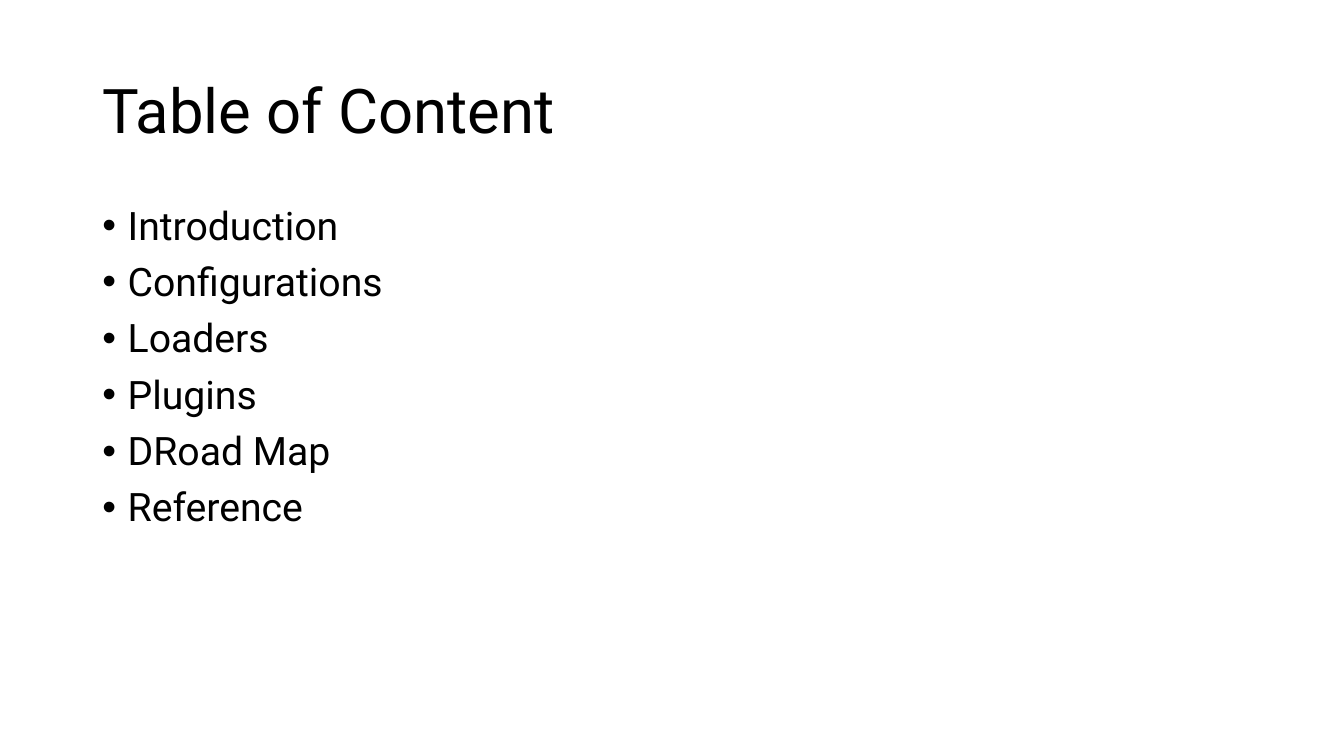
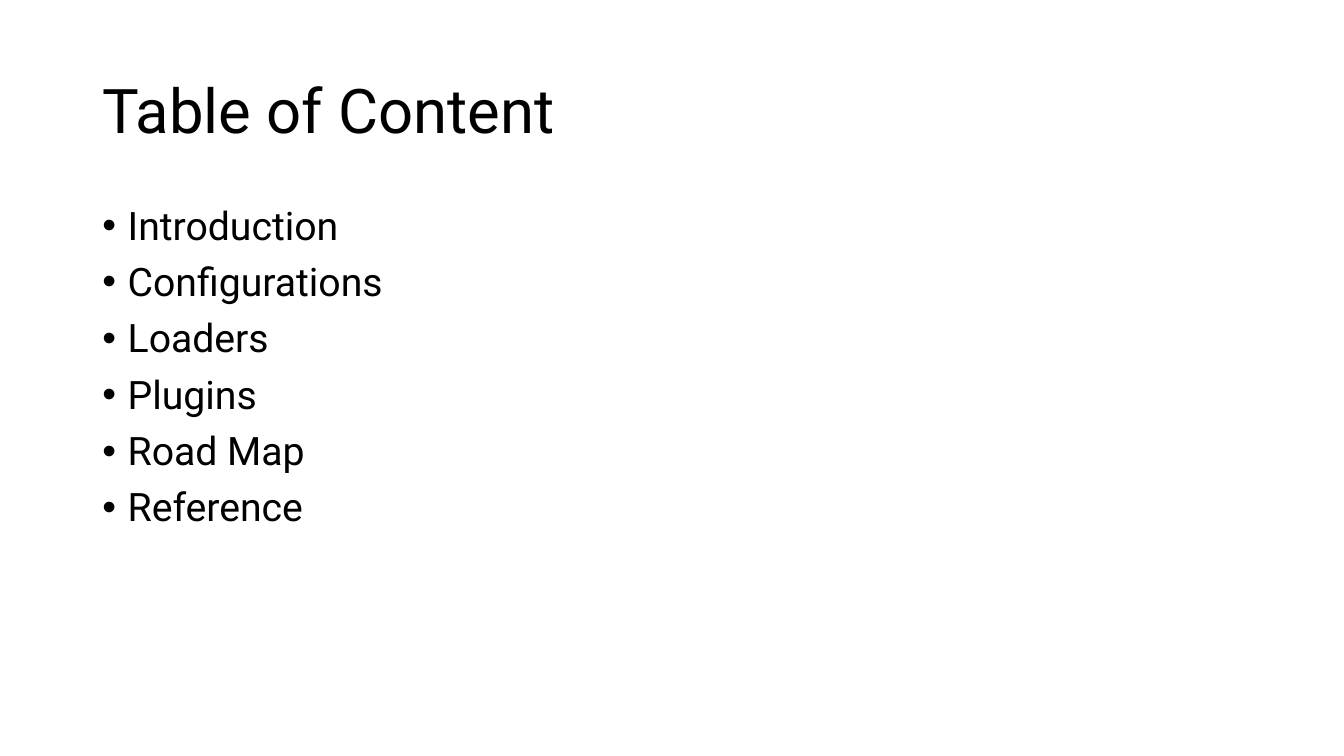
Before and after one commit to WenhaoXu/full-stack-web-course, a slide deck: slide 2 of engineering/2017/webpck.pptx. Drawn at 1344x756 pixels with LibreOffice and Linux fonts; fonts in the diff are those of the drawing. Boxes give left, top, right and bottom in pixels: in the first picture for what was removed or moved away, otherwise in the second. Text is boxed around its words. In the diff, an @@ line names an element or a change of style, - is before the commit and + after.

```diff
--- a/engineering/2017/webpck.pptx
+++ b/engineering/2017/webpck.pptx
@@ text at box(128, 435, 304, 473): text changed @@
-• DRoad Map
+• Road Map
```
Also in this commit, not shown: 1 other slide changed.
